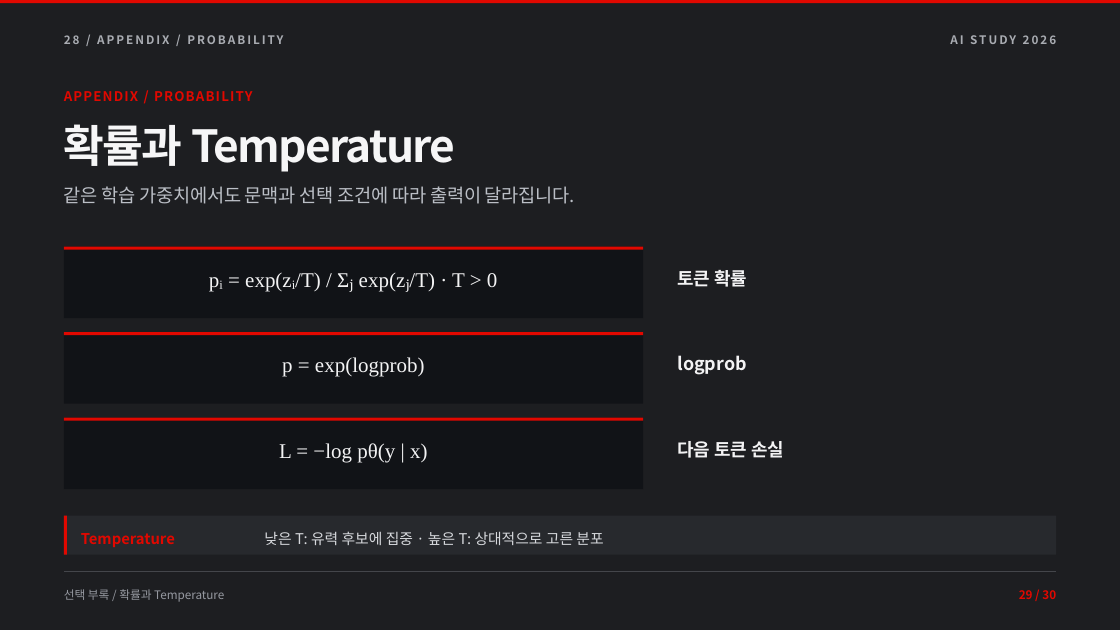
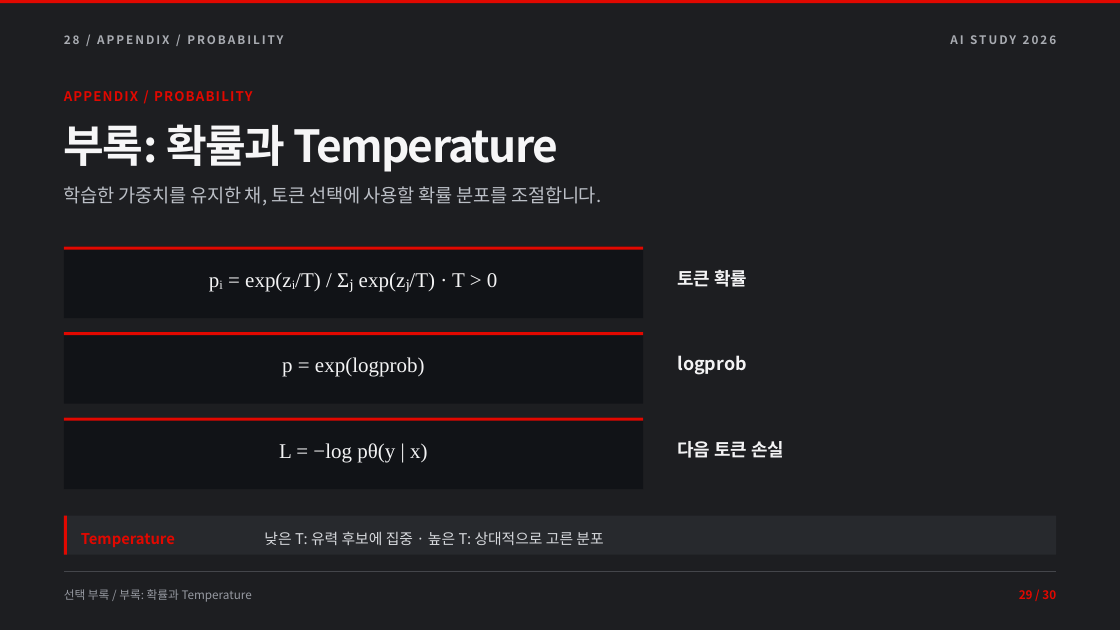
Before and after one commit to TRIPLESONG90/DAL, a slide deck: slide 29 of week2/DAL_Week2_AI_Learning.pptx. Drawn at 1120x630 pixels with LibreOffice and Linux fonts; fonts in the diff are those of the drawing. Boxes give left, top, right and bottom in pixels: in the first picture for what was removed or moved away, otherwise in the second. Text is boxed around its words. In the diff, an @@ line names an element or a change of style, - is before the commit and + after.

```diff
--- a/week2/DAL_Week2_AI_Learning.pptx
+++ b/week2/DAL_Week2_AI_Learning.pptx
@@ text at box(64, 124, 559, 172): text changed @@
-확률과 Temperature
+부록: 확률과 Temperature
@@ text at box(64, 186, 601, 206): text changed @@
-같은 학습 가중치에서도 문맥과 선택 조건에 따라 출력이 달라집니다.
+학습한 가중치를 유지한 채, 토큰 선택에 사용할 확률 분포를 조절합니다.
@@ text at box(64, 589, 252, 602): text changed @@
-선택 부록 / 확률과 Temperature
+선택 부록 / 부록: 확률과 Temperature
```
Also in this commit, not shown: 27 other slides changed, 16 other files.
